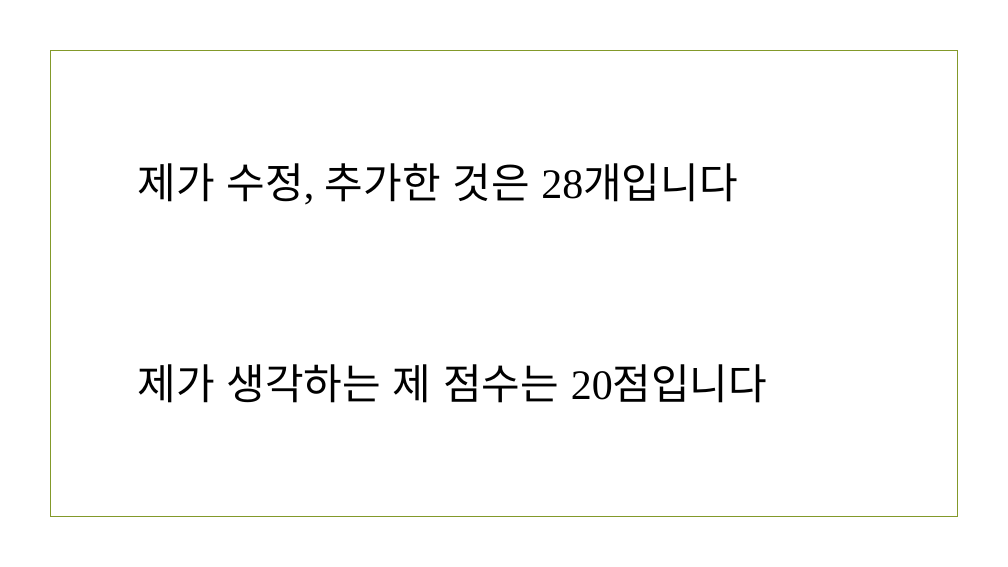
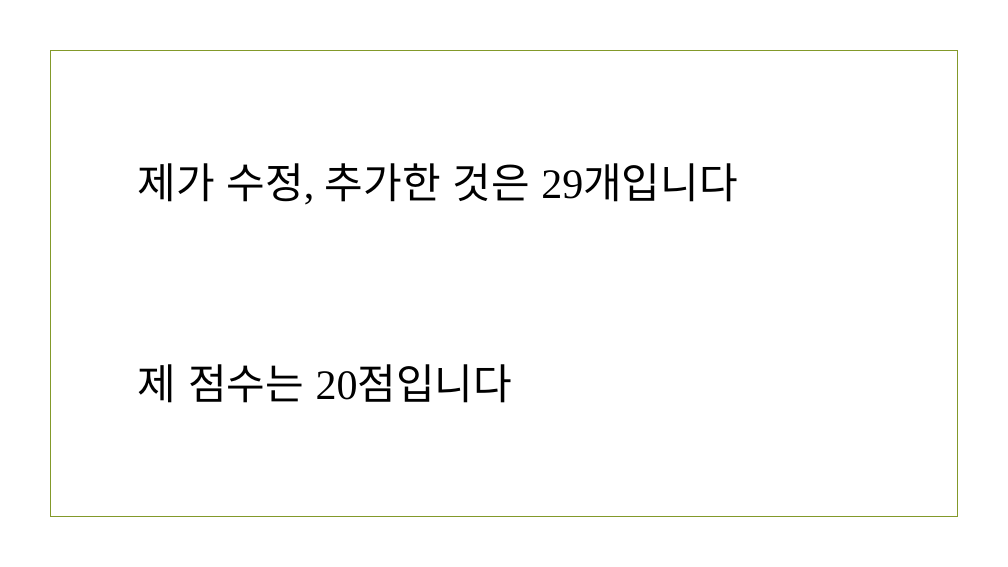
Before and after one commit to Leedogeon/gameprograming, a slide deck: slide 26 of GameProject/2017748065 이도건 게임제작.pptx. Drawn at 1008x567 pixels with LibreOffice and Linux fonts; fonts in the diff are those of the drawing; background and template pictures are left out. Boxes give left, top, right and bottom in pixels: in the first picture for what was removed or moved away, otherwise in the second. Text is boxed around its words. In the diff, an @@ line names an element or a change of style, - is before the commit and + after.

```diff
--- a/GameProject/2017748065 이도건 게임제작.pptx
+++ b/GameProject/2017748065 이도건 게임제작.pptx
@@ text at [138,163,737,403]: text changed @@
-제가 수정, 추가한 것은 28개입니다
-제가 생각하는 제 점수는 20점입니다
+제가 수정, 추가한 것은 29개입니다
+제 점수는 20점입니다
```
Also in this commit, not shown: 9 other slides changed.
